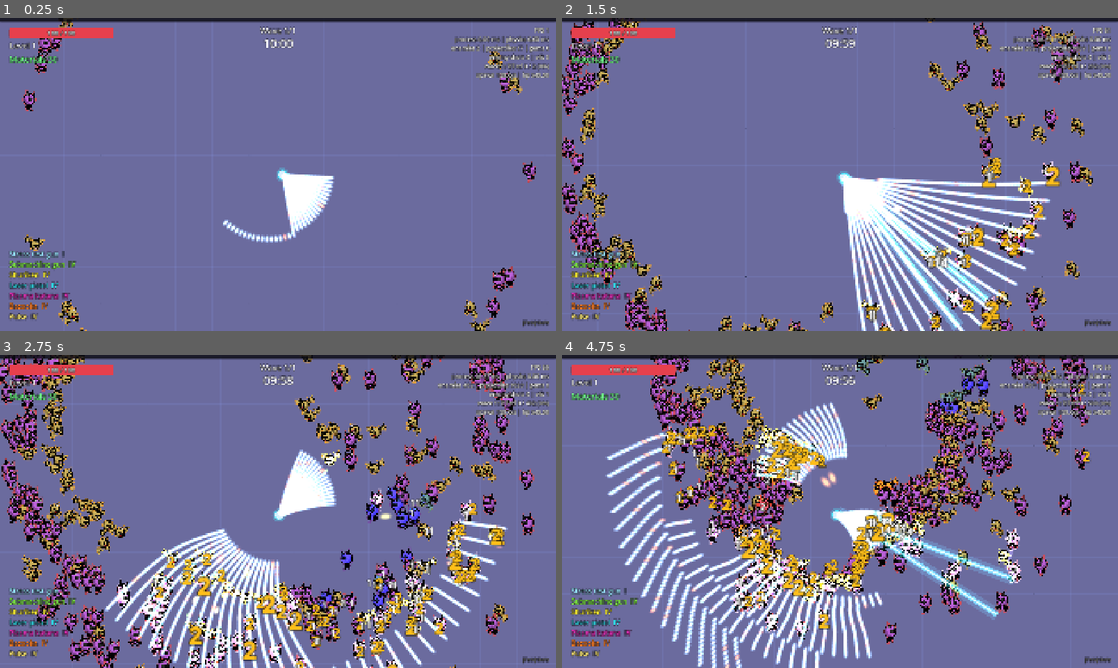
Above: before the commit, frames 1-4 (two rows, left to right).
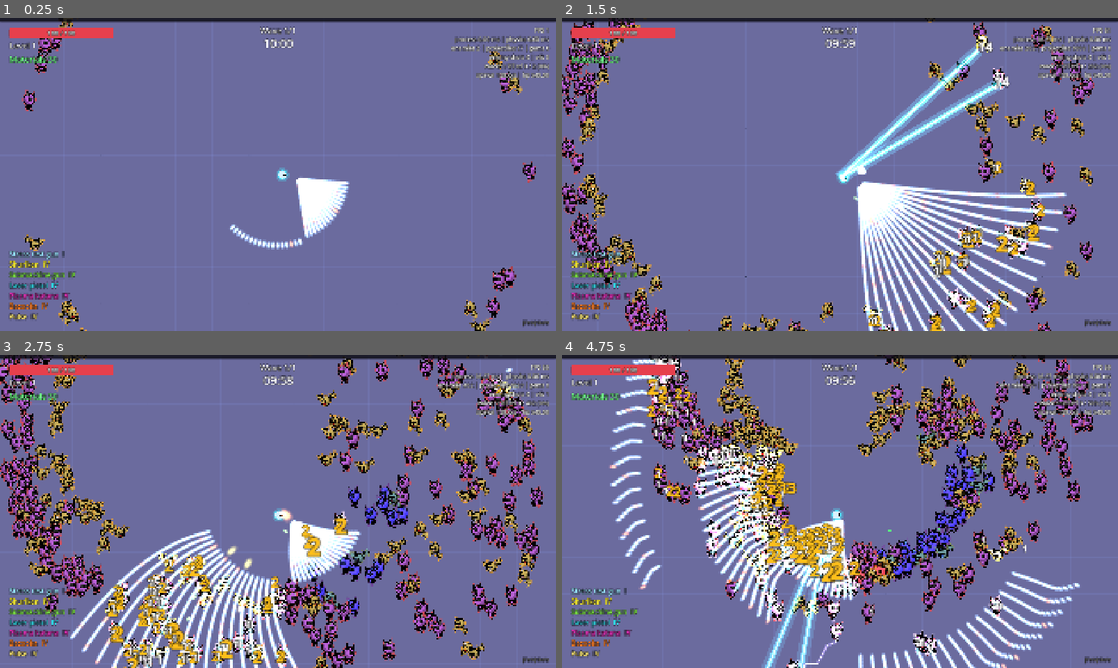
Above: after the commit, the same moments.

Repository: Mowgli2000/survivor-game
Game: Godot game, scene res://src/debug/stress_test.tscn
Same seed, same stepped clock (60 frames per second), same inputs: the game is played once before the commit and once after it. This scene is started directly instead of the project's main scene.
Inputs (mouse positions are in pixels of both pictures, inside the frame that each line leads up to):
- Up to frame 1 (0.25 s): no input
- Up to frame 2 (1.5 s): tap Enter at 0.5 s; move the mouse to (962, 158) at 0.52 s; hold D (move_right) 0.53-1.25 s; hold Tab (show_stats) 0.53-1.25 s; click (962, 158) at 0.67 s; drag from (728, 190) to (812, 237) at 1.27 s
- Up to frame 3 (2.75 s): move the mouse to (333, 442) at 2.02 s; hold D (move_right) from 2.03 s (still down); tap Alt at 2.1 s
- Up to frame 4 (4.75 s): release D (move_right) at 2.75 s; drag from (812, 574) to (673, 464) at 2.77 s; move the mouse to (1006, 558) at 3.52 s; hold A (move_left) 3.53-4.25 s; hold Tab (show_stats) 3.53-4.25 s; drag from (673, 464) to (756, 433) at 4.27 s

The runs differ from the first frame. In frame 1, 2.1% of the frame differs, in the area x 1-63%, y 49-84%; in frame 2, 17%; in frame 3, 38%; in frame 4, 44%, in the area x 1-99%, y 0-100%.

Commit message:
feat: weapon mounts, muzzle origin, weapon_fired signal
Co-Authored-By: Claude Opus 5.5 <noreply@anthropic.com>

Diff:
--- a/src/weapons/behaviors/beam_behavior.gd
+++ b/src/weapons/behaviors/beam_behavior.gd
@@ -13,7 +13,9 @@
 	if target < 0:
 		return false
 
-	var base_angle := (ctx.enemies.get_enemy(target).position - origin).angle()
+	var target_pos := ctx.enemies.get_enemy(target).position
+	var base_angle := (target_pos - (origin + slot.mount_offset)).angle()
+	origin = ctx.muzzle(slot, Vector2.from_angle(base_angle))
 	var count := s.projectile_count + int(stats.get_value(StatIds.PROJECTILE_COUNT))
 	var spread := deg_to_rad(s.spread_deg)
 	var width := s.area * stats.get_value(StatIds.AREA)
--- a/src/weapons/behaviors/projectile_shooter_behavior.gd
+++ b/src/weapons/behaviors/projectile_shooter_behavior.gd
@@ -1,6 +1,7 @@
 class_name ProjectileShooterBehavior
 extends WeaponBehavior
-## Shoots a fan of projectiles at the nearest enemy in range.
+## Shoots a fan of projectiles at the nearest enemy in range (target picked from
+## the owner's center, shots leave from the weapon's muzzle).
 ## Projectile features (pierce, bounces, explosion, status) come from the weapon stats.
 
 
@@ -13,7 +14,9 @@
 	if target < 0:
 		return false
 
-	var base_angle := (ctx.enemies.get_enemy(target).position - origin).angle()
+	var target_pos := ctx.enemies.get_enemy(target).position
+	var base_angle := (target_pos - (origin + slot.mount_offset)).angle()
+	origin = ctx.muzzle(slot, Vector2.from_angle(base_angle))
 	var count := s.projectile_count + int(stats.get_value(StatIds.PROJECTILE_COUNT))
 	var spread := deg_to_rad(s.spread_deg)
 	var inaccuracy := deg_to_rad(s.inaccuracy_deg)
--- a/src/weapons/projectiles/projectile_manager.gd
+++ b/src/weapons/projectiles/projectile_manager.gd
@@ -37,6 +37,11 @@
 
 func active_count() -> int:
 	return _active.size()
+
+
+## Read-only: position of the active projectile `index` (debug, tests).
+func projectile_position(index: int) -> Vector2:
+	return _active[index].position
 
 
 func _physics_process(delta: float) -> void:
--- a/src/weapons/weapon_context.gd
+++ b/src/weapons/weapon_context.gd
@@ -29,3 +29,8 @@
 func hit_damage(weapon: WeaponStats, crit: bool) -> float:
 	return CombatMath.outgoing_damage(weapon.damage, stats.get_value(StatIds.DAMAGE),
 		crit, stats.get_value(StatIds.CRIT_DAMAGE))
+
+
+## Where a shot of `slot` aimed along `direction` starts: the weapon's muzzle.
+func muzzle(slot: WeaponSlot, direction: Vector2) -> Vector2:
+	return owner.global_position + slot.mount_offset + direction * WeaponLayout.BARREL
--- a/src/weapons/weapon_holder.gd
+++ b/src/weapons/weapon_holder.gd
@@ -5,6 +5,8 @@
 ## level (tier) merge into one of the next level, Brotato-style.
 
 signal weapons_changed
+## A weapon attacked (index in get_slots()). Used by WeaponVisuals for recoil / swing.
+signal weapon_fired(index: int)
 
 ## Slot limit read by is_full(); the shop enforces it, debug tools may go above.
 var max_slots: int = 6
@@ -22,6 +24,7 @@
 func add_weapon(data: WeaponData, level: int = 1) -> WeaponSlot:
 	var slot := WeaponSlot.new(data, level)
 	_slots.append(slot)
+	_refresh_mounts()
 	weapons_changed.emit()
 	return slot
 
@@ -30,6 +33,7 @@
 	if index < 0 or index >= _slots.size():
 		return
 	_slots.remove_at(index)
+	_refresh_mounts()
 	weapons_changed.emit()
 
 
@@ -67,6 +71,7 @@
 	var slot := _slots[index]
 	slot.set_level(slot.level + 1)
 	_slots.remove_at(partner)
+	_refresh_mounts()
 	weapons_changed.emit()
 	return true
 
@@ -93,14 +98,21 @@
 	if _ctx == null:
 		return
 	var attack_speed := _ctx.stats.get_value(StatIds.ATTACK_SPEED)
-	for slot in _slots:
+	for i in _slots.size():
+		var slot := _slots[i]
 		slot.cooldown -= delta * attack_speed
 		if slot.cooldown > 0.0:
 			continue
 		if slot.data.behavior.fire(slot, _ctx):
 			slot.attacks += 1
+			weapon_fired.emit(i)
 			Audio.play(slot.data.fire_sound, slot.data.fire_volume_db)
 			# Keep the remainder so the fire rate does not depend on the frame rate.
 			slot.cooldown = maxf(slot.cooldown + slot.stats.cooldown, 0.0)
 		else:
 			slot.cooldown = 0.0
+
+
+func _refresh_mounts() -> void:
+	for i in _slots.size():
+		_slots[i].mount_offset = WeaponLayout.mount_offset(i, _slots.size())
--- /dev/null
+++ b/src/weapons/weapon_layout.gd
@@ -0,0 +1,13 @@
+class_name WeaponLayout
+## Where weapons sit around their owner (Brotato-style fixed mounts on a circle,
+## first one on the right). Shared by WeaponHolder (attack origins) and
+## WeaponVisuals (drawing).
+
+## Distance from the owner's center to a weapon mount.
+const MOUNT_RADIUS := 34.0
+## Distance from a mount to the weapon's muzzle (where shots start).
+const BARREL := 22.0
+
+
+static func mount_offset(index: int, count: int) -> Vector2:
+	return Vector2.from_angle(TAU * index / maxi(count, 1)) * MOUNT_RADIUS
--- a/src/weapons/weapon_slot.gd
+++ b/src/weapons/weapon_slot.gd
@@ -8,6 +8,8 @@
 var cooldown: float = 0.0
 ## Number of attacks made, for behaviors that alternate (e.g. "every 3rd hit").
 var attacks: int = 0
+## Position of the weapon around its owner, set by WeaponHolder (WeaponLayout).
+var mount_offset := Vector2.ZERO
 
 
 func _init(p_data: WeaponData, p_level: int = 1) -> void:
--- a/tests/unit/test_enemy_manager.gd
+++ b/tests/unit/test_enemy_manager.gd
@@ -289,3 +289,30 @@
 	var again := _enemies.spawn(b, Vector2(300, 0))
 	assert_eq(again.animator.sheet, b.get_sheet(false))
 	assert_true(again.animator.sheet.animations.has(&"walk"))
+
+
+func test_projectiles_start_at_the_weapon_muzzle() -> void:
+	_enemies.spawn(_data, Vector2(300, 0))
+	await wait_physics_frames(1)
+	var data: WeaponData = ContentDB.get_def(&"weapons", &"pulse")
+	var slot := WeaponSlot.new(data)
+	slot.mount_offset = Vector2(0, -30)
+	var ctx := WeaponContext.new(_player, StatBlock.from_defaults({}), _enemies, _projectiles,
+		RandomNumberGenerator.new())
+	assert_true(data.behavior.fire(slot, ctx))
+	var expected := ctx.muzzle(slot, (Vector2(300, 0) - Vector2(0, -30)).normalized())
+	assert_almost_eq(_projectiles.projectile_position(0), expected, Vector2.ONE * 0.5)
+	assert_ne(expected, _player.global_position)
+
+
+func test_holder_emits_weapon_fired() -> void:
+	_enemies.spawn(_data, Vector2(100, 0))
+	await wait_physics_frames(1)
+	var holder := WeaponHolder.new()
+	add_child_autofree(holder)
+	holder.setup(WeaponContext.new(_player, StatBlock.from_defaults({}), _enemies, _projectiles,
+		RandomNumberGenerator.new()))
+	holder.add_weapon(ContentDB.get_def(&"weapons", &"pulse"))
+	watch_signals(holder)
+	await wait_physics_frames(2)
+	assert_signal_emitted_with_parameters(holder, "weapon_fired", [0])
--- a/tests/unit/test_weapons.gd
+++ b/tests/unit/test_weapons.gd
@@ -123,3 +123,25 @@
 	bonus.damage_percent = 0.25
 	bonus.projectile_count = 1
 	assert_eq(LevelUpScreen.describe_weapon_level(bonus), "+25% Damage\n+1 Projectiles")
+
+
+func test_layout_spreads_mounts_on_a_circle() -> void:
+	assert_almost_eq(WeaponLayout.mount_offset(0, 1), Vector2(WeaponLayout.MOUNT_RADIUS, 0), Vector2.ONE * 0.01)
+	var seen: Array[Vector2] = []
+	for i in 6:
+		var p := WeaponLayout.mount_offset(i, 6)
+		assert_almost_eq(p.length(), WeaponLayout.MOUNT_RADIUS, 0.01)
+		for q in seen:
+			assert_gt(p.distance_to(q), 1.0)
+		seen.append(p)
+
+
+func test_holder_updates_mounts_when_weapons_change() -> void:
+	var holder := _holder()
+	var a := holder.add_weapon(_weapon())
+	assert_eq(a.mount_offset, WeaponLayout.mount_offset(0, 1))
+	var b := holder.add_weapon(_weapon())
+	assert_eq(a.mount_offset, WeaponLayout.mount_offset(0, 2))
+	assert_eq(b.mount_offset, WeaponLayout.mount_offset(1, 2))
+	holder.remove_weapon(0)
+	assert_eq(b.mount_offset, WeaponLayout.mount_offset(0, 1))
Not shown, added: src/weapons/weapon_layout.gd.uid
